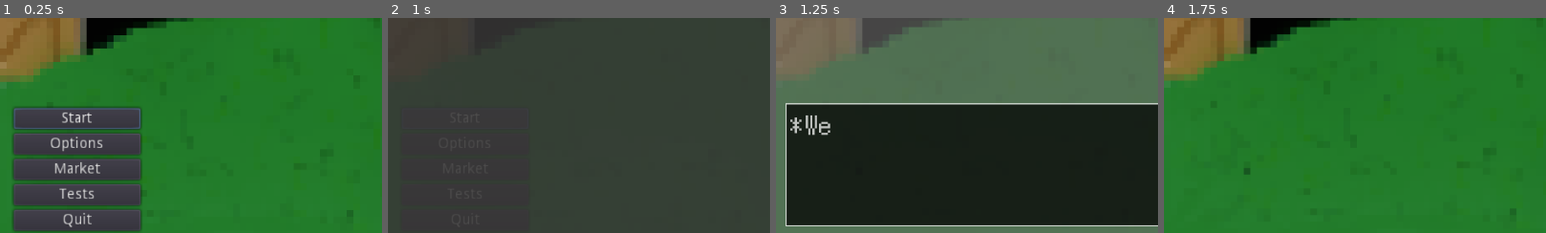
Above: before the commit, frames 1-4 (left to right).
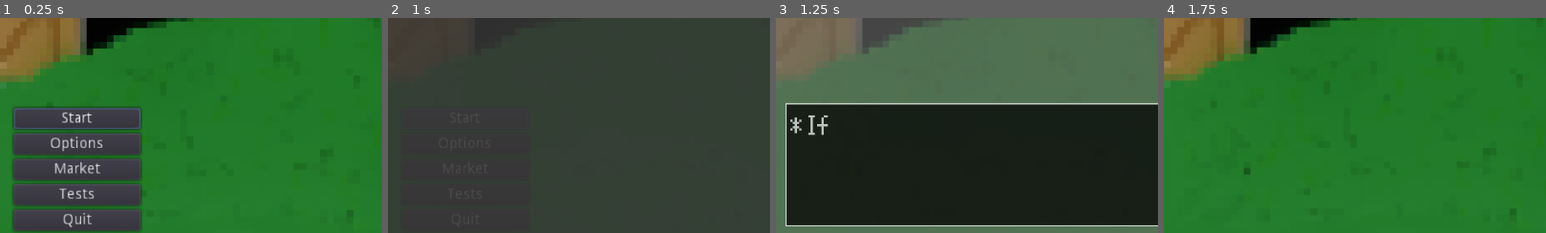
Above: after the commit, the same moments.

Repository: rwyndrum4/MENDAX
Game: Godot game, scene res://Scenes/mainMenu/mainMenu.tscn
The game is run twice, just before and just after one commit, with the same random seed, the same clock (stepped at 60 frames per second) and the same inputs.
Inputs:
- Up to frame 1 (0.25 s): no input
- Up to frame 2 (1 s): click "Start" at 0.5 s
- Up to frame 3 (1.25 s): no input
- Up to frame 4 (1.75 s): tap Enter (ui_accept) at 1.25, 1.35, 1.52 s; hold Right (ui_right) from 1.28 s (still down)
The pictures show only the part of the screen within x 0-50%, y 49-99%; the shares and areas given below are measured in that part.

Frames 1-2 are identical in both runs. In frame 3, 0.3% of the frame differs, in the area x 7-15%, y 45-55%; in frame 4, nothing differs.

Commit message:
Quality changes
Move StartScreen hitbox, expand EntrySpace background image, rewrite entrance prompt for cave

Diff:
--- a/game/Scenes/startArea/EntrySpace.tscn
+++ b/game/Scenes/startArea/EntrySpace.tscn
@@ -19,8 +19,10 @@
 [node name="TextureRect" type="TextureRect" parent="."]
 anchor_right = 1.0
 anchor_bottom = 1.0
-margin_right = -286.0
-margin_bottom = -35.0
+margin_left = -856.0
+margin_top = -720.0
+margin_right = 2024.0
+margin_bottom = 2160.0
 rect_scale = Vector2( 1.31642, 1.08664 )
 texture = ExtResource( 1 )
 stretch_mode = 1
--- a/game/Scenes/startArea/startArea.gd
+++ b/game/Scenes/startArea/startArea.gd
@@ -27,7 +27,7 @@
 """
 func _ready():
 	#textBox.show()
-	textBox.queue_text("Welcome to Mendax, please move towoards the cave")
+	textBox.queue_text("If you're ready to begin your challenge, press enter")
 
 """
 /*
--- a/game/Scenes/startArea/startArea.tscn
+++ b/game/Scenes/startArea/startArea.tscn
@@ -78,9 +78,9 @@
 polygon = PoolVector2Array( 353.418, -1.07584, 476.302, -61.9396, 1152.92, -26.1527, 1962.59, 63.5591, 1866.71, 105.889, 1661.63, 66.5643, 1398.74, 36.9176, 812.594, -1.89404, 574.276, -6.57327 )
 
 [node name="mountains" type="CollisionPolygon2D" parent="Colliders"]
-position = Vector2( 595, 178 )
+position = Vector2( 528, 56 )
 scale = Vector2( 0.531372, 1 )
-polygon = PoolVector2Array( 16.9375, 5.99998, -18.8192, -52, 1285.35, -50, 1283.47, 0 )
+polygon = PoolVector2Array( 60.2215, 32, -60.2214, -56, 1415.2, -56, 1415.2, 32 )
 
 [node name="fire" type="CollisionPolygon2D" parent="Colliders"]
 position = Vector2( 828, 495 )
Binary file changed: game/Assets/EntryAreaBackground.png
